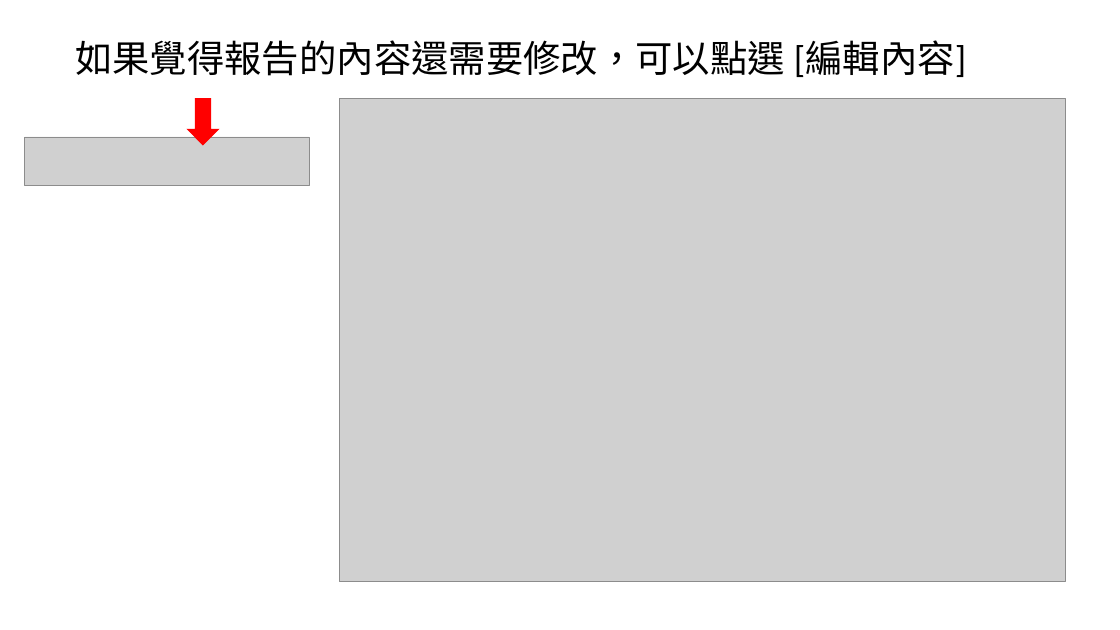
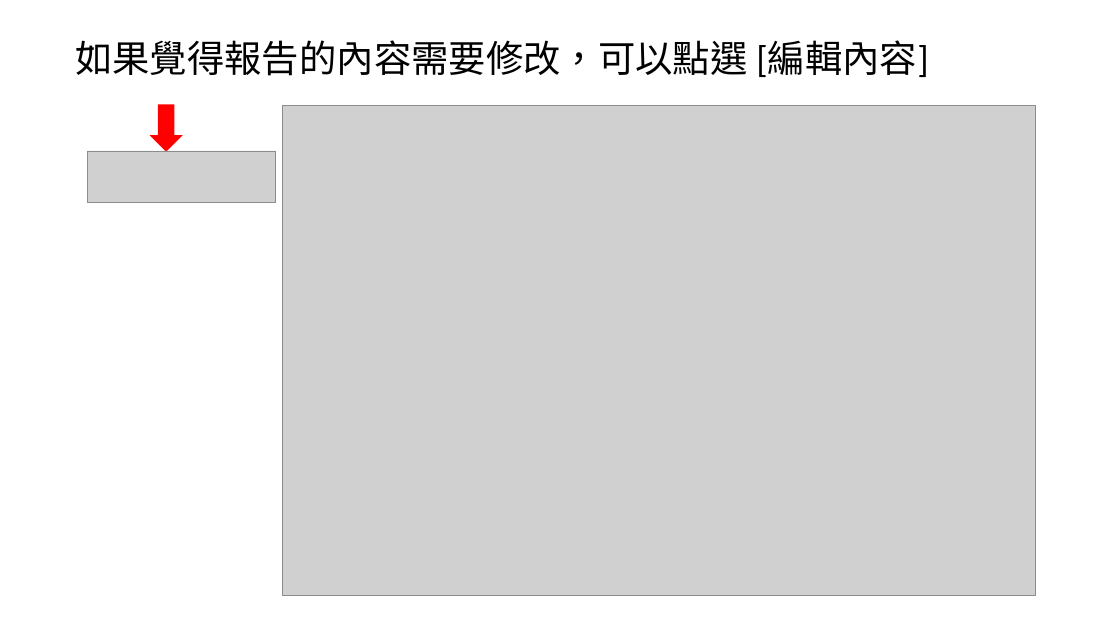
Before and after one commit to fabian415/syncboard, a slide deck: slide 13 of SyncBoard 使用說明文件.pptx. Drawn at 1120x630 pixels with LibreOffice and Linux fonts; fonts in the diff are those of the drawing; grey boxes stand for pictures. Boxes give left, top, right and bottom in pixels: in the first picture for what was removed or moved away, otherwise in the second. Text is boxed around its words. In the diff, an @@ line names an element or a change of style, - is before the commit and + after.

```diff
--- a/SyncBoard 使用說明文件.pptx
+++ b/SyncBoard 使用說明文件.pptx
@@ text at (75, 40, 928, 77): text changed @@
-如果覺得報告的內容還需要修改，可以點選 [編輯內容]
+如果覺得報告的內容需要修改，可以點選 [編輯內容]
@@ down arrow: place and size @@
-down arrow at (188, 99, 218, 145)
+down arrow at (151, 105, 181, 151)
@@ picture: place and size @@
-picture at (339, 99, 1065, 582)
+picture at (282, 105, 1035, 595)
@@ picture removed at (25, 137, 310, 185) @@
@@ picture added at (87, 151, 276, 202) @@
```
Also in this commit, not shown: 5 other slides changed, 16 slides added, 1 slide removed, 2 other files.
